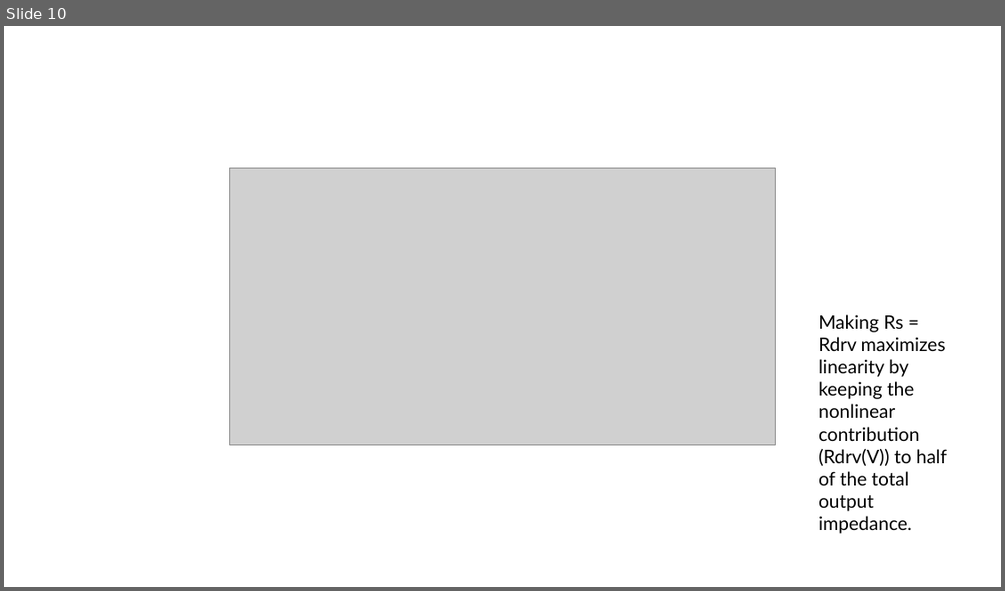
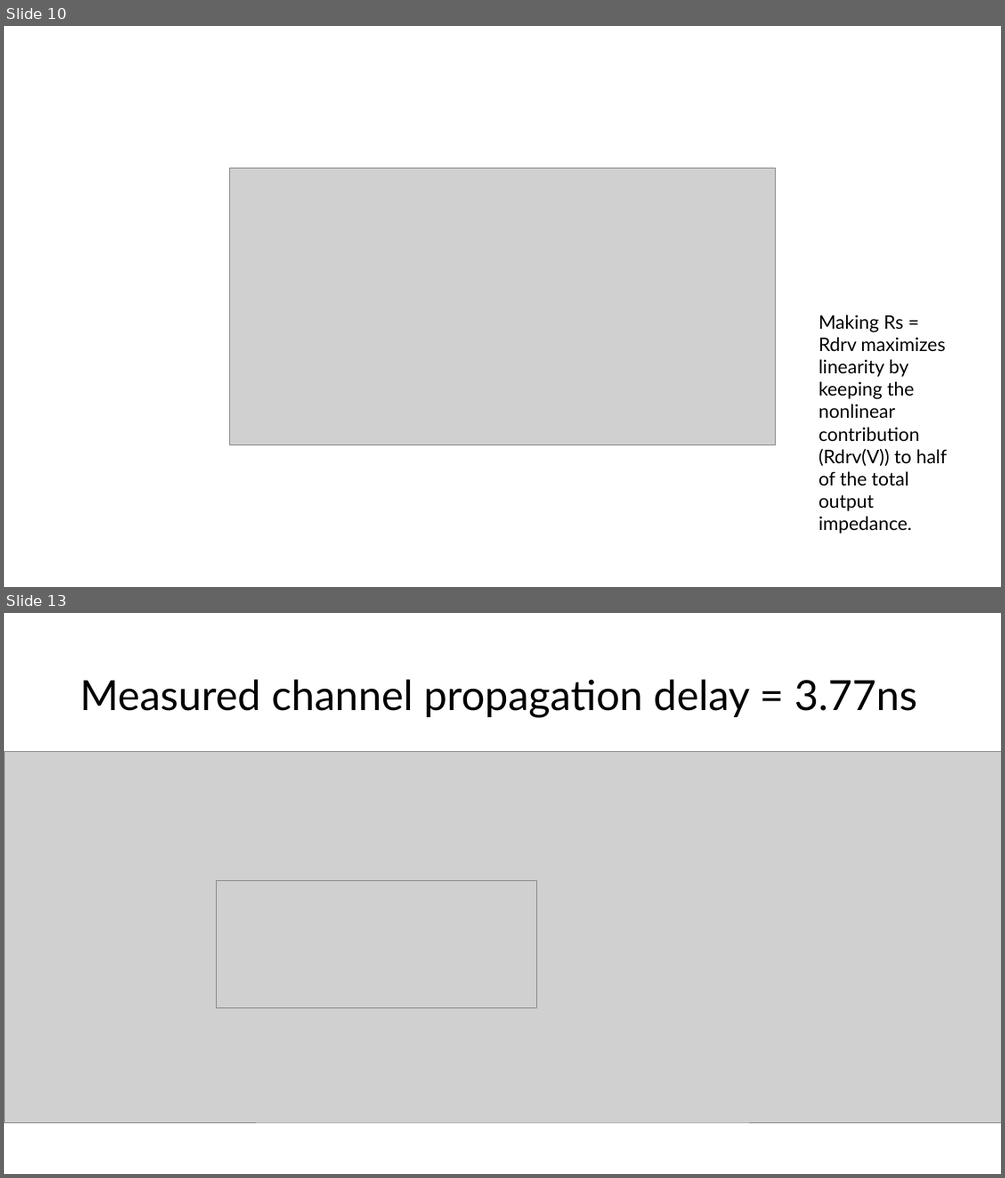
Before and after one commit to satvick16/thesis, a slide deck: nov26.pptx. Shown one above the other, each under a label of ours: slide 10 before the commit, slides 10 and 13 after it; the slides between them are not shown. The pictures are 1005x591 and 1005x1178 pixels, drawn with LibreOffice and Linux fonts; fonts in the diff are those of the drawing; grey boxes stand for pictures. Boxes give left, top, right and bottom in pixels: in the first picture for what was removed or moved away, otherwise in the second. Text is boxed around its words. In the diff, an @@ line names an element or a change of style, - is before the commit and + after.

```diff
--- a/nov26.pptx
+++ b/nov26.pptx
@@ slide 13 added at bbox=[4, 613, 1001, 1174], background #FFFFFF @@
@@ title added at bbox=[80, 679, 917, 718], 40 pt, text #000000 @@
+Measured channel propagation delay = 3.77ns
@@ picture added at bbox=[4, 751, 1001, 1122] @@
@@ picture added at bbox=[217, 880, 536, 1008] @@
```
Also in this commit, not shown: 2 slides changed, 5 other slides added.
